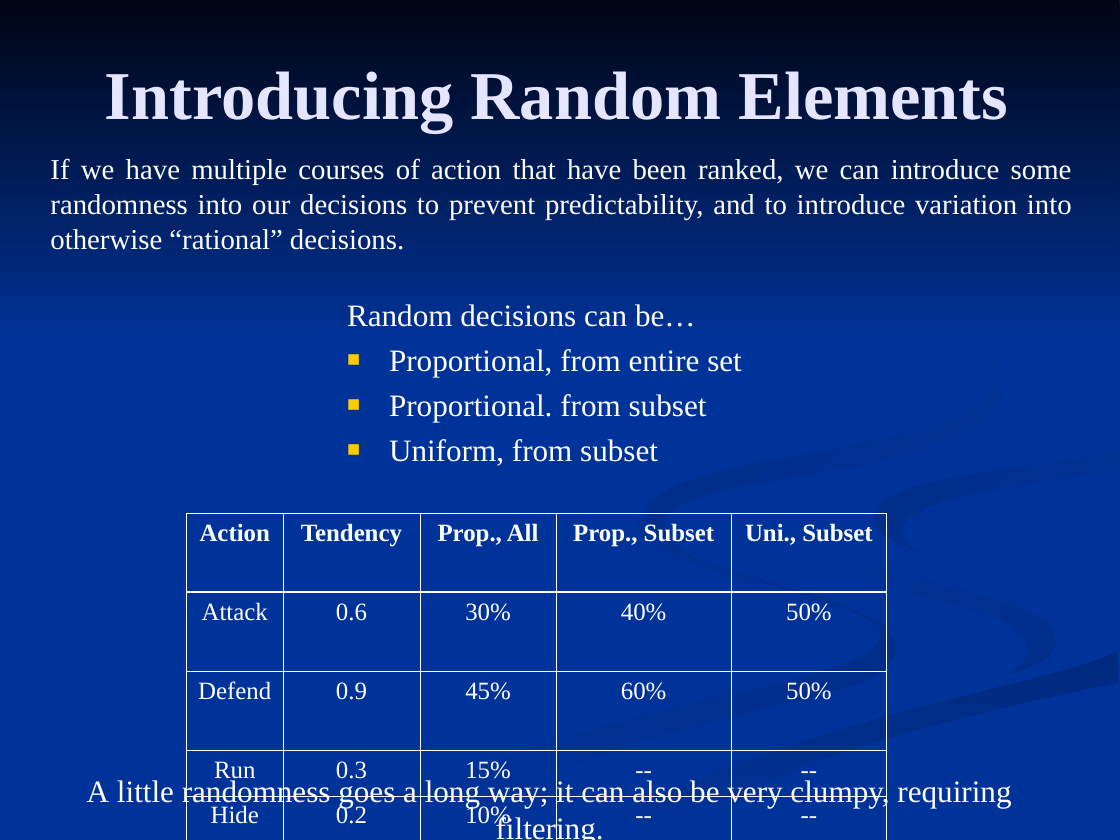
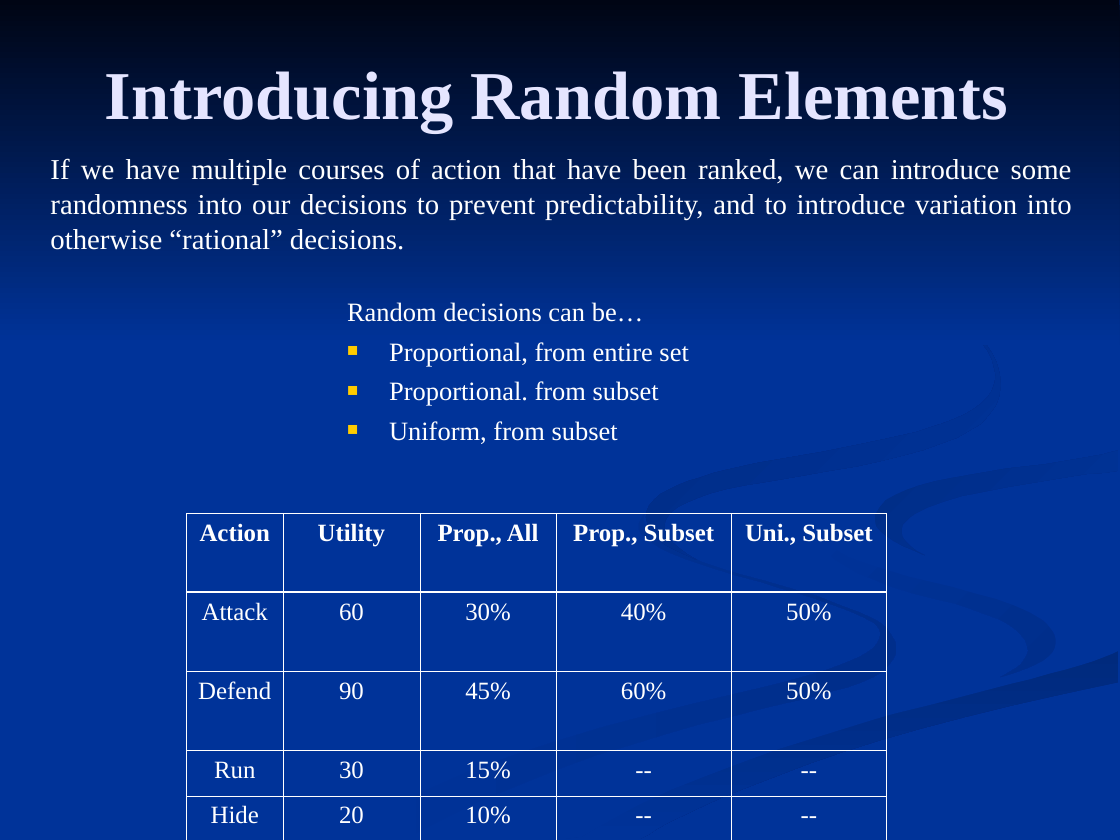
Before and after one commit to FleepyBeepy/Artificial-Intelligence, a slide deck: slide 4 of Lecture Slides/9.1 - Utility & Risk.ppt. Drawn at 1120x840 pixels with LibreOffice and Linux fonts; fonts in the diff are those of the drawing. Boxes give left, top, right and bottom in pixels: in the first picture for what was removed or moved away, otherwise in the second. Text is boxed around its words. In the diff, an @@ line names an element or a change of style, - is before the commit and + after.

```diff
--- a/Lecture Slides/9.1 - Utility & Risk.ppt
+++ b/Lecture Slides/9.1 - Utility & Risk.ppt
@@ freeform shape at [646,261,1001,560]: fill gradient #003399 to #002B82 to gradient #002B82 to #003399 @@
@@ text "Random decisions can be…" at [347,302,688,444]: size 20 to 17 pt @@
@@ table at [187,513,887,828] @@
-row 1, column 2: Tendency
+row 1, column 2: Utility
-row 2, column 2: 0.6
+row 2, column 2: 60
-row 3, column 2: 0.9
+row 3, column 2: 90
-row 4, column 2: 0.3
+row 4, column 2: 30
-row 5, column 2: 0.2
+row 5, column 2: 20
@@ freeform shape at [336,514,896,839]: fill gradient #002E8B to #003399 to gradient #003399 to #002E8B @@
@@ text removed at [87,777,1011,807] @@
-A little randomness goes a long way; it can also be very clumpy, requiring filtering.
```
Also in this commit, not shown: 9 other slides changed, 1 other file.
